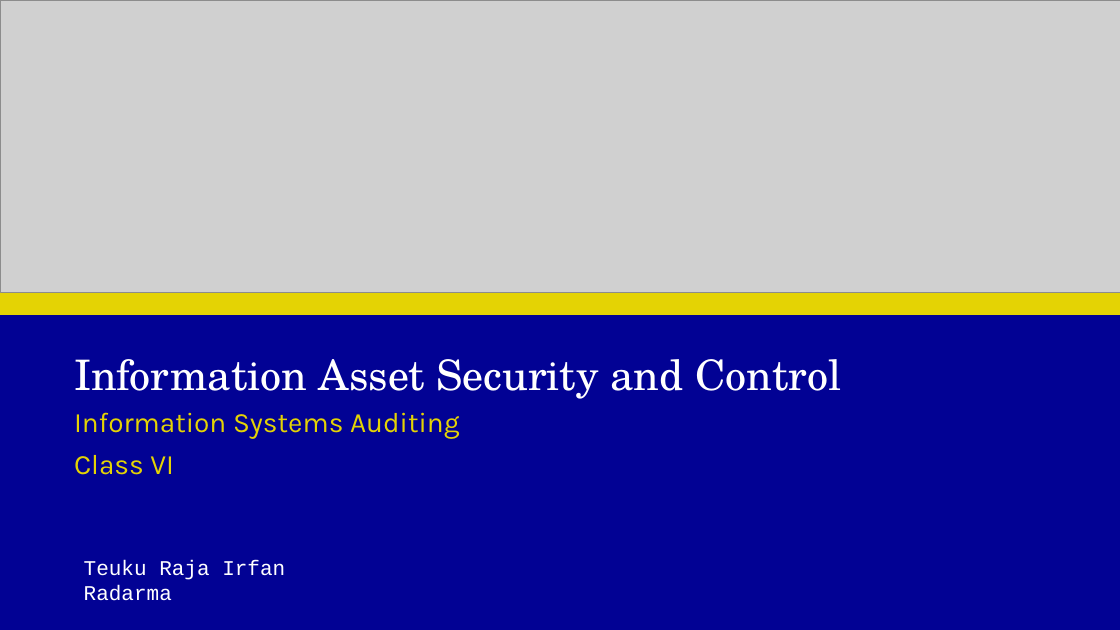
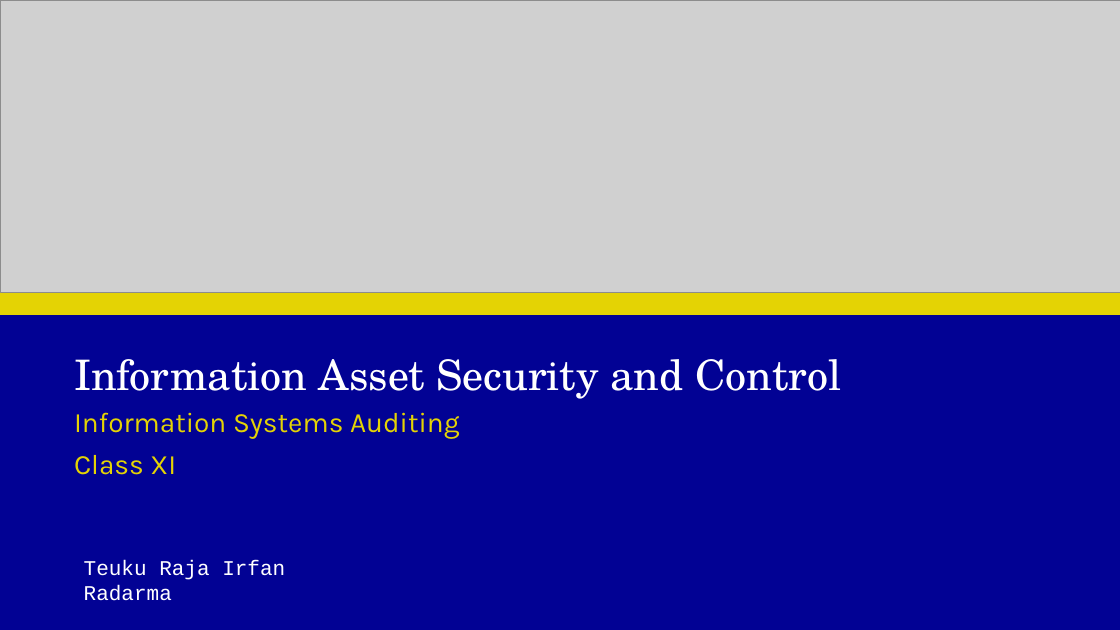
Before and after one commit to irfanradarma/Audit-SI, a slide deck: slide 1 of Slides/2026/11 - Information Asset Security and Control.pptx. Drawn at 1120x630 pixels with LibreOffice and Linux fonts; fonts in the diff are those of the drawing; grey boxes stand for pictures; background and template pictures are left out. Boxes give left, top, right and bottom in pixels: in the first picture for what was removed or moved away, otherwise in the second. Text is boxed around its words. In the diff, an @@ line names an element or a change of style, - is before the commit and + after.

Commit message:
judul kelas

```diff
--- a/Slides/2026/11 - Information Asset Security and Control.pptx
+++ b/Slides/2026/11 - Information Asset Security and Control.pptx
@@ subtitle at bbox=[74, 455, 176, 475]: text changed @@
-Class VI
+Class XI
```
